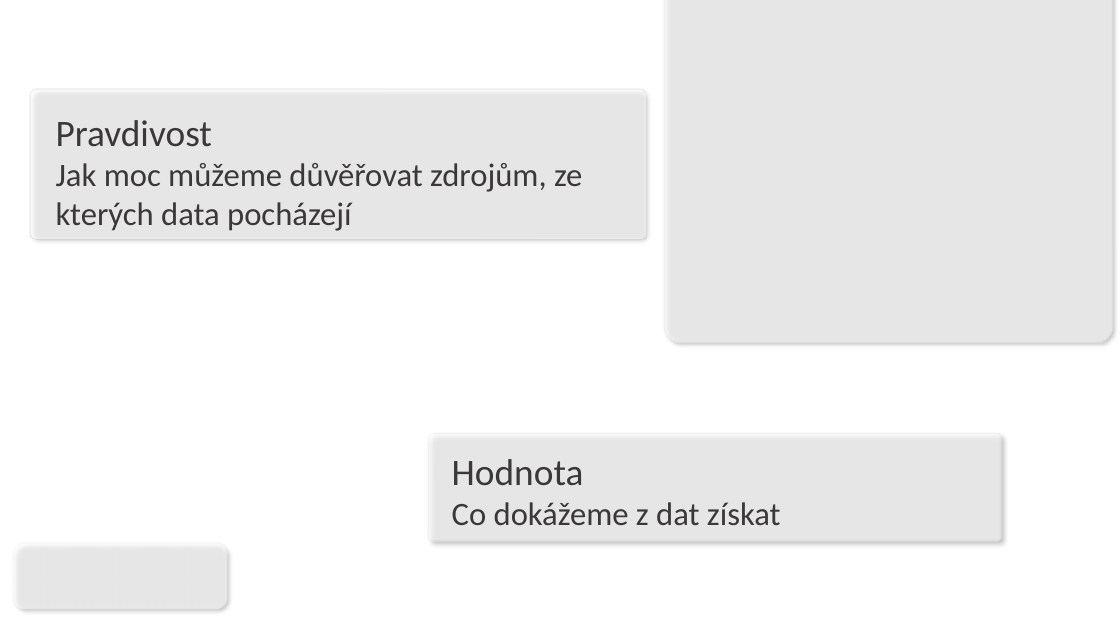
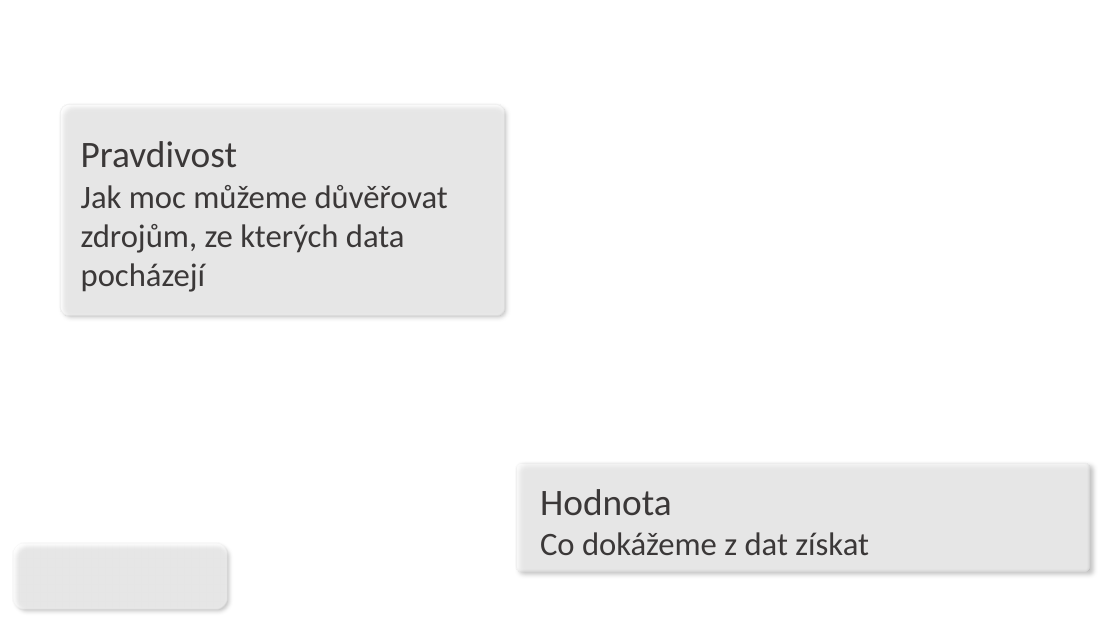
Before and after one commit to CZmatyasZERO/Big-data-prezentace, a slide deck: slide 7 of klimes.ppsx (slide 6 before the commit). Drawn at 1120x630 pixels with LibreOffice and Linux fonts; fonts in the diff are those of the drawing; background and template pictures are left out. Boxes give left, top, right and bottom in pixels: in the first picture for what was removed or moved away, otherwise in the second. Text is boxed around its words. In the diff, an @@ line names an element or a change of style, - is before the commit and + after.

```diff
--- a/klimes.ppsx
+++ b/klimes.ppsx
@@ rounded rectangle removed at (x1=665, y1=0, x2=1112, y2=342) @@
@@ rounded rectangle resized from (x1=30, y1=89, x2=644, y2=238) to (x1=60, y1=105, x2=504, y2=315) @@
@@ text "Pravdivost" rewrapped from (x1=56, y1=120, x2=582, y2=231) to (x1=81, y1=141, x2=448, y2=292) @@
@@ rounded rectangle moved from (x1=428, y1=434, x2=1001, y2=541) to (x1=517, y1=463, x2=1090, y2=571) @@
@@ text "Hodnota" moved from (x1=452, y1=459, x2=781, y2=525) to (x1=540, y1=489, x2=869, y2=555) @@
```
Also in this commit, not shown: 1 other slide changed, 1 slide added, 1 slide removed, 1 other file.
